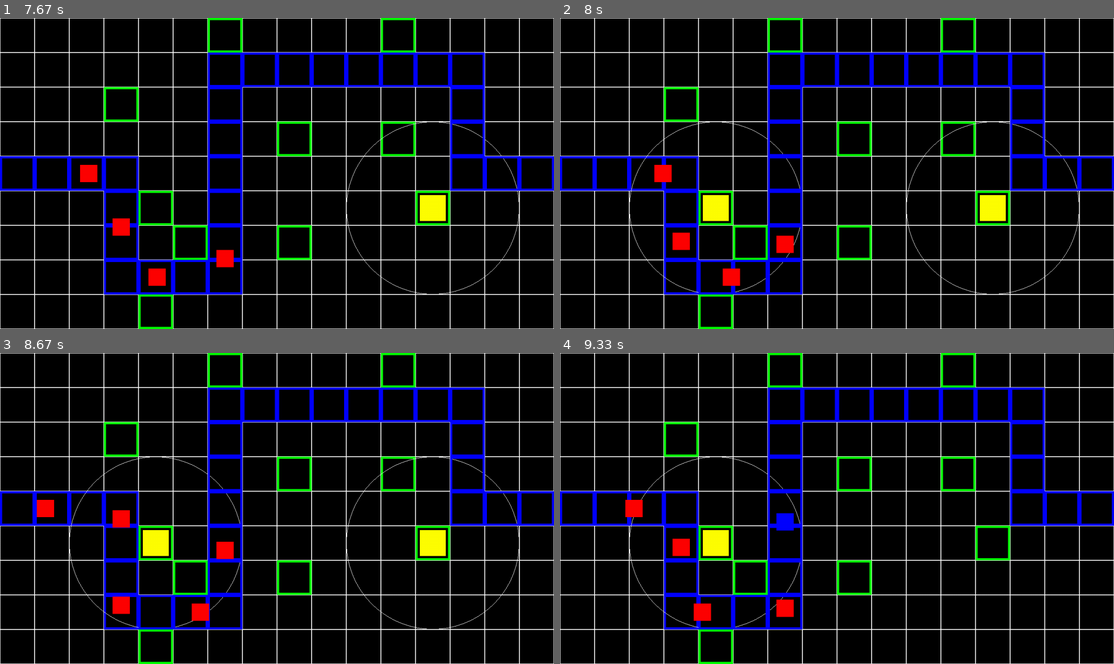
Above: before the commit, frames 1-4 (two rows, left to right).
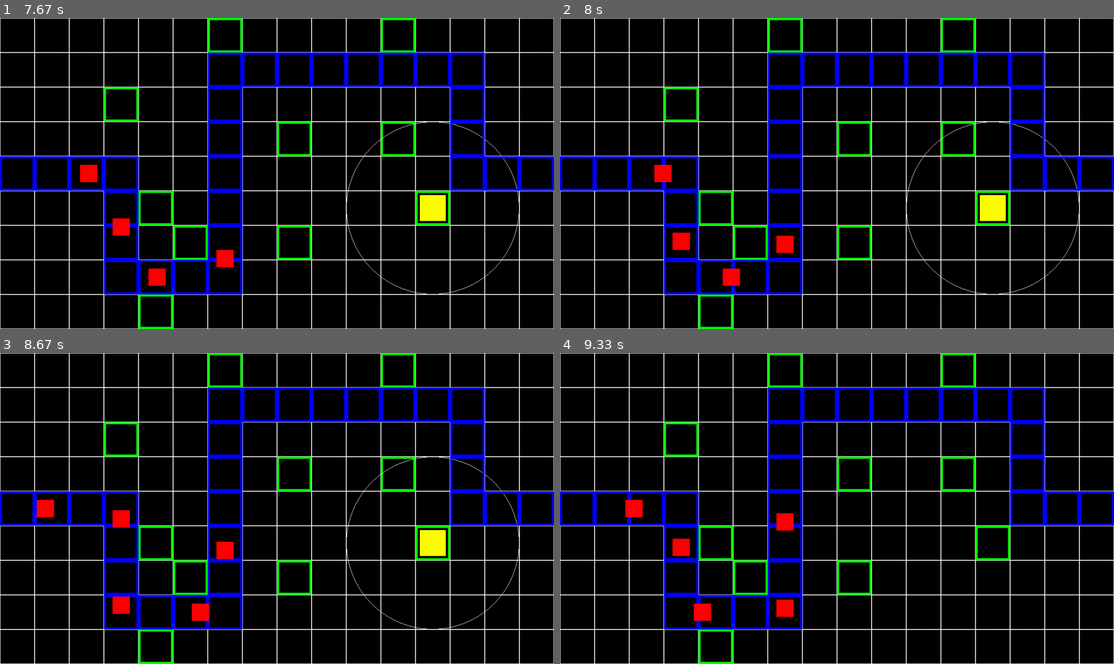
Above: after the commit, the same moments.

Repository: LenaSup/PyGame_project
Game: pygame game, started from main.py
Same seed, same stepped clock (60 frames per second), same inputs: the game is played once before the commit and once after it.
Inputs (mouse positions are in pixels of both pictures, inside the frame that each line leads up to):
- Up to frame 1 (7.67 s): click (277, 173) at 0.38 s; click (421, 223) at 3.22 s; click (387, 148) at 3.55 s; click (393, 133) at 7.38 s
- Up to frame 2 (8 s): click (726, 198) at 7.72 s
- Up to frame 3 (8.67 s): no input
- Up to frame 4 (9.33 s): click (997, 533) at 9.05 s

Frame 1 is identical in both runs. In frame 2, 0.6% of the frame differs, in the area x 12-44%, y 33-89%; in frame 3, 0.6%; in frame 4, 0.8%.

Commit message:
Добавлено золото. Можно получать залото за врагов(можно задавать) и ставить башни за заданное золото, а также продвать за пол цены.

Diff:
--- a/main.py
+++ b/main.py
@@ -54,7 +54,7 @@
 
 
 class Enemy(pygame.sprite.Sprite): # класс враждебного моба
-    def __init__(self, x, y, screen, width, height, health, image, damage=1, reload=1, speed=1):
+    def __init__(self, x, y, screen, width, height, health, image, damage=1, price=100, reload=1000, speed=1):
         super().__init__(entities, enemies)
         self.name = self.__class__.__name__
         self.pos = x, y
@@ -64,6 +64,7 @@
         self.damage = damage
         self.speed = speed
         self.image = image
+        self.price = price
         self.image.fill('red')
         self.rect = self.image.get_rect()
         self.rect.x, self.rect.y = self.pos[0], self.pos[1]
@@ -117,12 +118,13 @@
         self.current_step = 0
         self.steps = 0
         self.load_step(0)
-        print('Шагов в пути врага:', len(self.path))
 
     def get_damage(self, damage):
         if self.health - damage <= 0:
             self.health = 0
             self.is_move = False
+            global gold
+            gold += self.price
             self.kill()
         else:
             self.health -= damage
@@ -130,13 +132,14 @@
 
 
 class Tower(pygame.sprite.Sprite): # класс башни
-    def __init__(self, x, y, screen, size, health, damage=50, radius=200, reload=1000, level=1):
+    def __init__(self, x, y, screen, size, health, damage=50, radius=200, reload=1000, price=500, level=1):
         super().__init__(towers)
         self.name = self.__class__.__name__
         self.pos = x, y
         self.screen = screen
         self.health = health
         self.size = size
+        self.price = price
         self.damage = damage
         self.radius = radius
         self.reload = reload
@@ -176,7 +179,7 @@
         self.board = [[Pass_cell(self.cell_size * i, self.cell_size * h, self.screen, self.cell_size)
                        for h in range(width)] for i in range(height)]
         self.spis = ['white', 'red', 'blue']
-        self.n = 3
+        self.n = 11
 
     def set_cell_size(self, cell_size): # установить новый размер клетки
         self.cell_size = cell_size
@@ -200,18 +203,24 @@
             return Pass_cell(0, 0, None, 80)
         return self.board[cell_x][cell_y], (cell_x, cell_y)
 
-    def get_click(self, mouse_pos): # проверка на какую клетку нажали
+    def get_click(self, mouse_pos, tower_price=500): # проверка на какую клетку нажали
         cell, pos = self.get_cell(mouse_pos)
         if cell and cell.name == 'Building_cell':
+            global gold
             if cell.tower == None:
-                cell.set_tower(Tower(pos[0] * self.cell_size + 10, pos[1] * self.cell_size + 10, self.screen,
-                                     60, 100))
-                towers_reload[cell.tower] = pygame.USEREVENT + self.n
-                pygame.time.set_timer(towers_reload[cell.tower], cell.tower.reload)
-                self.n += 1
+                if gold >= tower_price:
+                    cell.set_tower(Tower(pos[0] * self.cell_size + 10, pos[1] * self.cell_size + 10, self.screen,
+                                         60, 100, 100, 200, 1000, tower_price))
+                    gold -= tower_price
+                    towers_reload[cell.tower] = pygame.USEREVENT + self.n
+                    pygame.time.set_timer(towers_reload[cell.tower], cell.tower.reload)
+                    self.n += 1
+                else:
+                    print(f'вам не хватает {tower_price - gold} золота')
             else:
                 pygame.time.set_timer(towers_reload[cell.tower], 0)
                 del towers_reload[cell.tower]
+                gold += cell.tower.price // 2
                 cell.set_tower(None)
             return cell
         elif cell != None:
@@ -265,6 +274,7 @@
     sys.exit()
 
 
+gold = 1000
 entities = pygame.sprite.Group()
 enemies = pygame.sprite.Group()
 towers = pygame.sprite.Group()
@@ -301,7 +311,7 @@
                 if event.type == pygame.QUIT:
                     terminate()
                 if event.type == pygame.MOUSEBUTTONDOWN and event.button == 1:
-                    print(my_board.get_click(event.pos))
+                    print(my_board.get_click(event.pos, 500))
                 if event.type == my_event:
                     for enemy in enemies:
                         cell1 = my_board.get_click((enemy.pos[0] + enemy.size[0], enemy.pos[1] + enemy.size[1]))
